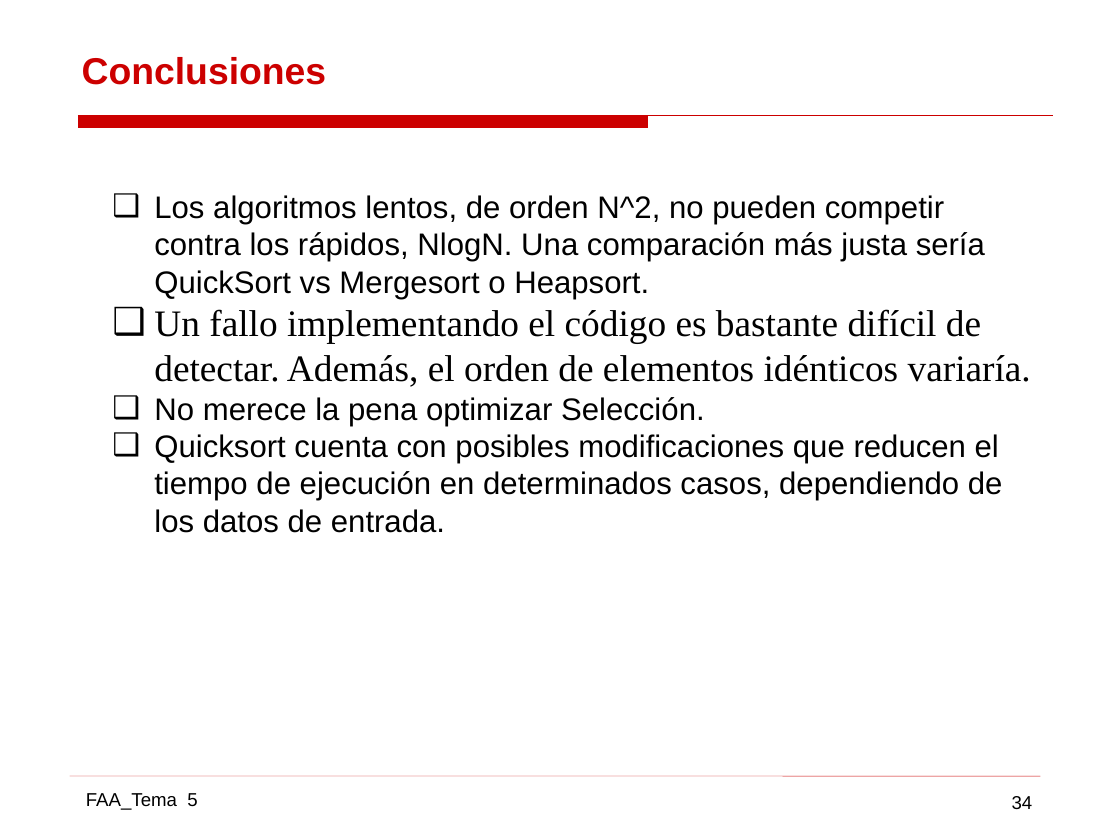
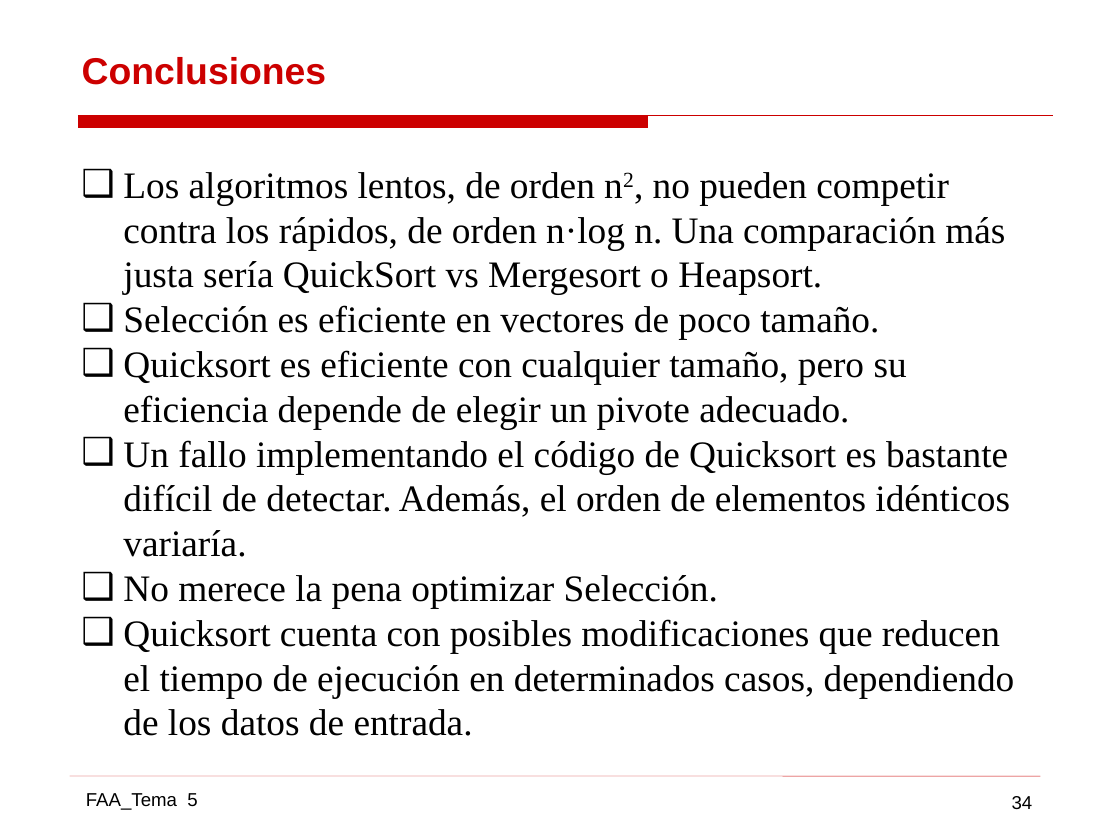
Before and after one commit to gabrielpr96/ETSIcode, a slide deck: slide 34 of FAA/Practica 2 AAD/AAD_11.pptx. Drawn at 1120x840 pixels with LibreOffice and Linux fonts; fonts in the diff are those of the drawing. Boxes give left, top, right and bottom in pixels: in the first picture for what was removed or moved away, otherwise in the second. Text is boxed around its words. In the diff, an @@ line names an element or a change of style, - is before the commit and + after.

```diff
--- a/FAA/Practica 2 AAD/AAD_11.pptx
+++ b/FAA/Practica 2 AAD/AAD_11.pptx
@@ text "Los algoritmos lentos, de orden ...": place and size @@
-text "Los algoritmos lentos, de orden ..." at box(154, 195, 1031, 533)
+text "Los algoritmos lentos, de orden ..." at box(123, 172, 1015, 736)
@@ text at box(123, 172, 1010, 557): text changed; size 20 to 24 pt; font Arial to Times New Roman @@
-❑ Los algoritmos lentos, de orden N^2, no pueden competir contra los rápidos, NlogN. Una comparación más justa sería QuickSort vs Mergesort o Heapsort.
-❑ Un fallo implementando el código es bastante difícil de detectar. Además, el orden de elementos idénticos variaría.
+❑ Los algoritmos lentos, de orden n2, no pueden competir contra los rápidos, de orden n·log n. Una comparación más justa sería QuickSort vs Mergesort o Heapsort.
+❑ Selección es eficiente en vectores de poco tamaño.
+❑ Quicksort es eficiente con cualquier tamaño, pero su eficiencia depende de elegir un pivote adecuado.
+❑ Un fallo implementando el código de Quicksort es bastante difícil de detectar. Además, el orden de elementos idénticos variaría.
@@ text at box(123, 575, 1015, 736): size 20 to 24 pt, font Arial to Times New Roman in "No merece la pena optimizar Selección.", "Quicksort cuenta con posibles modificaciones que reducen ..." @@
```
Also in this commit, not shown: 1 other slide changed, 38 other files.
